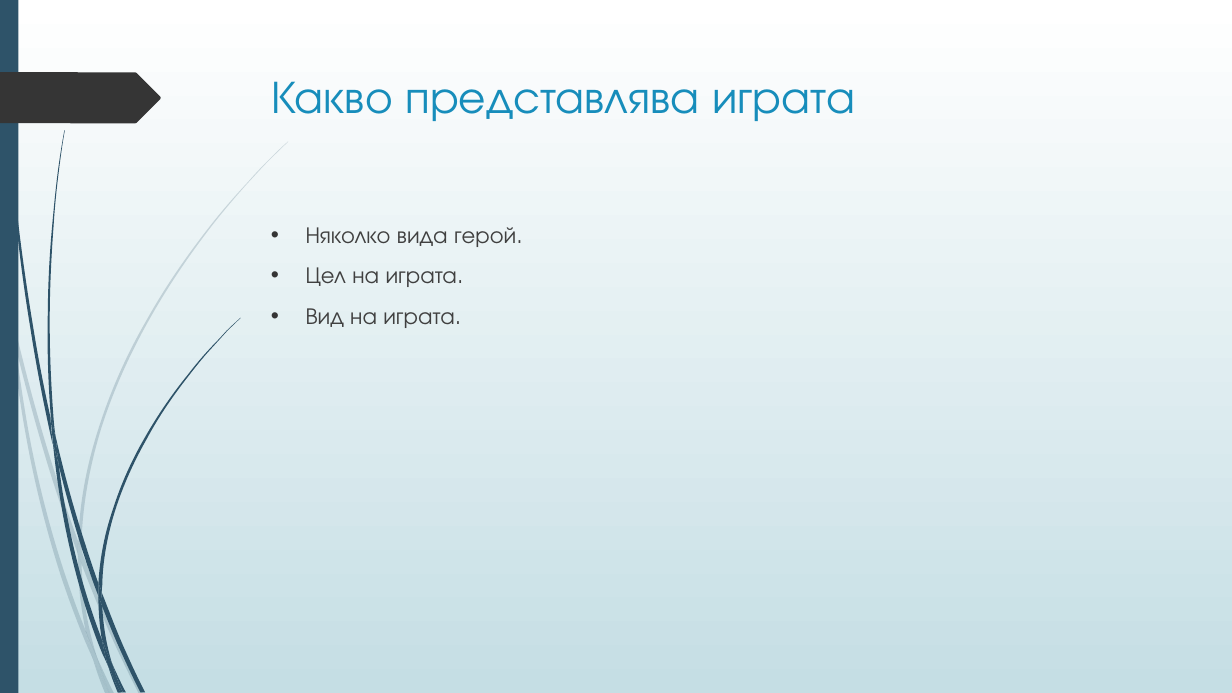
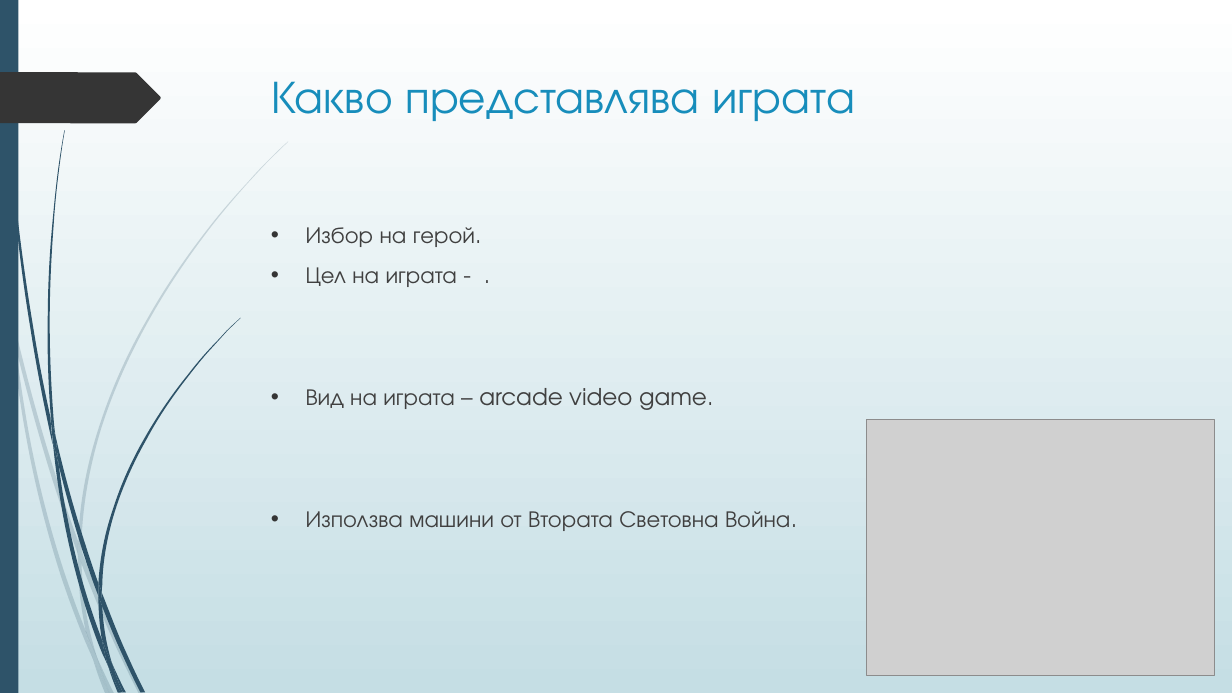
Before and after one commit to boki1/Hack30xTUES-, a slide deck: slide 2 of Hack 30 xTUES presentation.pptx. Drawn at 1232x693 pixels with LibreOffice and Linux fonts; fonts in the diff are those of the drawing; grey boxes stand for pictures. Boxes give left, top, right and bottom in pixels: in the first picture for what was removed or moved away, otherwise in the second. Text is boxed around its words. In the diff, an @@ line names an element or a change of style, - is before the commit and + after.

Commit message:
presentation 2.0

```diff
--- a/Hack 30 xTUES presentation.pptx
+++ b/Hack 30 xTUES presentation.pptx
@@ text at (306, 227, 797, 531): text changed @@
-• Няколко вида герой.
-• Цел на играта.
-• Вид на играта.
+• Избор на герой.
+• Цел на играта - .
+• Вид на играта – arcade video game.
+• Използва машини от Втората Световна Война.
@@ picture added at (867, 420, 1214, 677) @@
```
Also in this commit, not shown: 1 other slide changed, 1 slide added, 4 slides removed.
